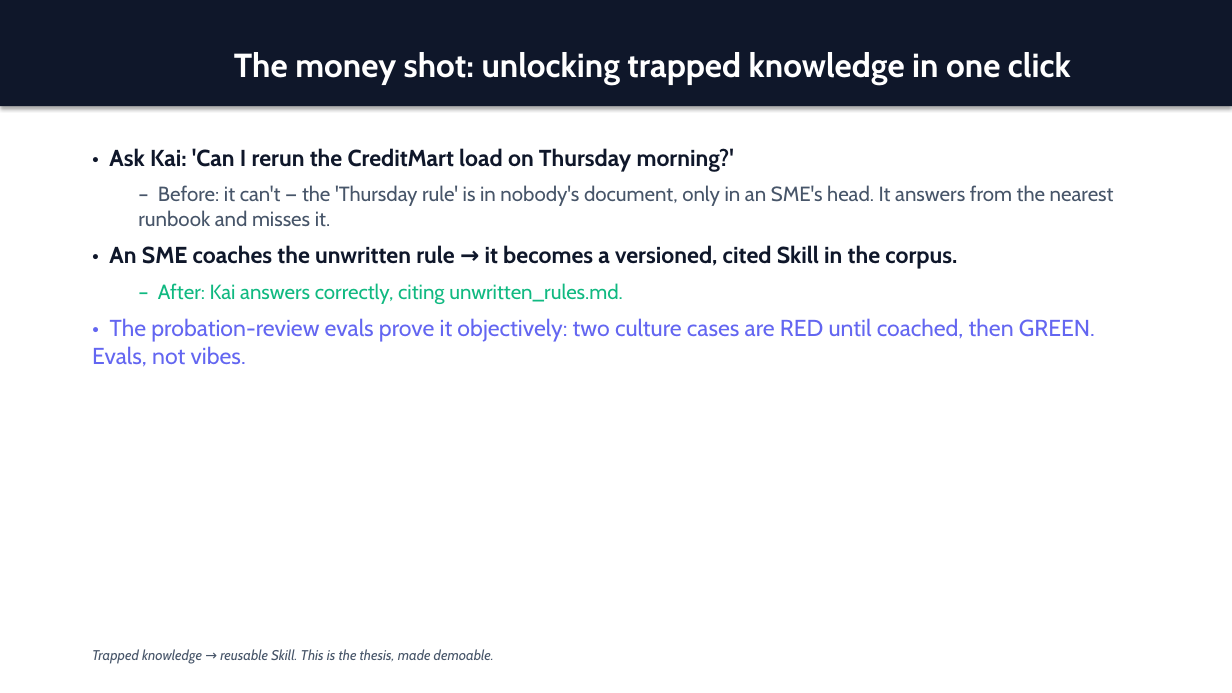
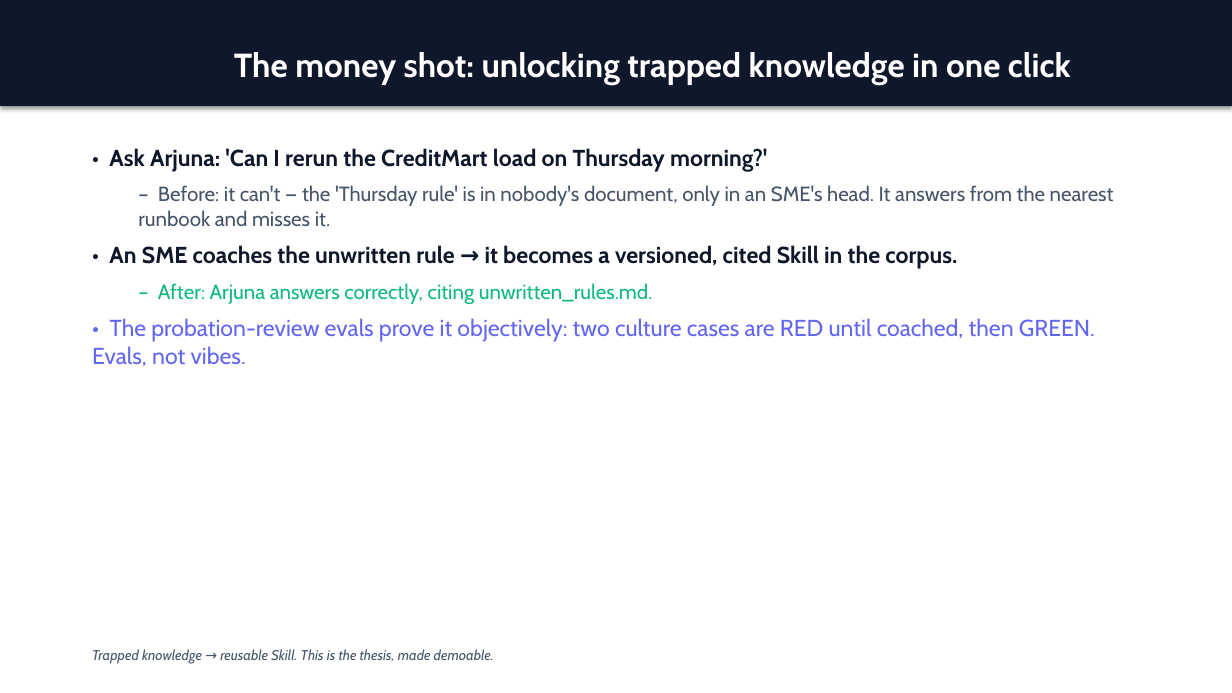
Before and after one commit to vijayarajks639-afk/day_9x, a slide deck: slide 6 of day_9x_stakeholder_deck.pptx. Drawn at 1232x693 pixels with LibreOffice and Linux fonts; fonts in the diff are those of the drawing. Boxes give left, top, right and bottom in pixels: in the first picture for what was removed or moved away, otherwise in the second. Text is boxed around its words. In the diff, an @@ line names an element or a change of style, - is before the commit and + after.

```diff
--- a/day_9x_stakeholder_deck.pptx
+++ b/day_9x_stakeholder_deck.pptx
@@ text at bbox=[109, 148, 767, 172]: text changed @@
-• Ask Kai: 'Can I rerun the CreditMart load on Thursday morning?'
+• Ask Arjuna: 'Can I rerun the CreditMart load on Thursday morning?'
@@ text at bbox=[158, 283, 653, 304]: text changed @@
-  – After: Kai answers correctly, citing unwritten_rules.md.
+  – After: Arjuna answers correctly, citing unwritten_rules.md.
```
Also in this commit, not shown: 2 other slides changed, 20 other files.
